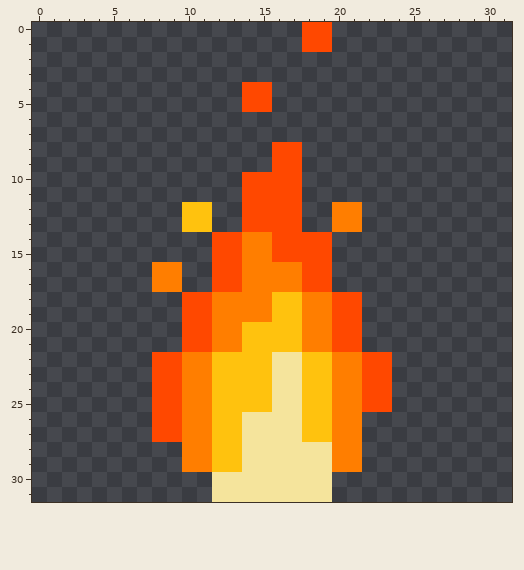
A pixel-art sprite gets an edit: CS 180 Project/sprites/ad_up/8b268832-ede3-4e5c-8d0d-bd8f90f0577e.png. Above is the file before it was changed.
The file is 32x32 pixels.
New version:
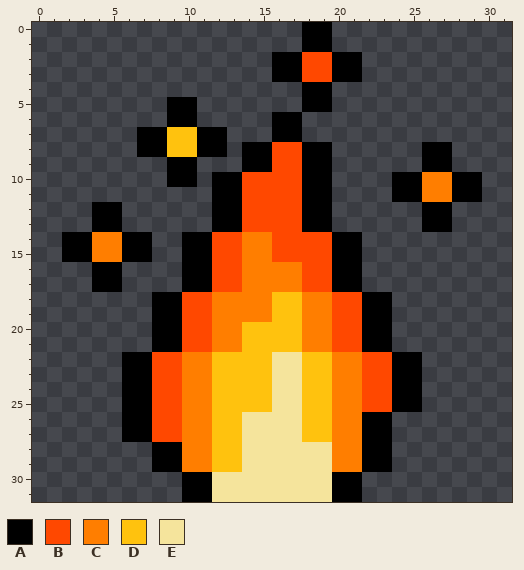
Palette (. is transparent): A #000000  B #ff4800  C #ff7e00  D #ffc20e  E #f5e49c
From old to new:
{"y":0,"x":18,"old":"BB","new":"AA"}
{"y":1,"x":18,"old":"BB","new":"AA"}
{"y":2,"x":16,"old":"......","new":"AABBAA"}
{"y":3,"x":16,"old":"......","new":"AABBAA"}
{"y":4,"x":14,"old":"BB","new":".."}
{"y":4,"x":18,"old":"..","new":"AA"}
{"y":5,"x":9,"old":"..","new":"AA"}
{"y":5,"x":14,"old":"BB","new":".."}
{"y":5,"x":18,"old":"..","new":"AA"}
{"y":6,"x":9,"old":"..","new":"AA"}
{"y":6,"x":16,"old":"..","new":"AA"}
{"y":7,"x":7,"old":"......","new":"AADDAA"}
{"y":7,"x":16,"old":"..","new":"AA"}
{"y":8,"x":7,"old":"......","new":"AADDAA"}
{"y":8,"x":14,"old":"..","new":"AA"}
{"y":8,"x":18,"old":"..","new":"AA"}
{"y":8,"x":26,"old":"..","new":"AA"}
{"y":9,"x":9,"old":"..","new":"AA"}
{"y":9,"x":14,"old":"..","new":"AA"}
{"y":9,"x":18,"old":"..","new":"AA"}
{"y":9,"x":26,"old":"..","new":"AA"}
{"y":10,"x":9,"old":"..","new":"AA"}
{"y":10,"x":12,"old":"..","new":"AA"}
{"y":10,"x":18,"old":"..","new":"AA"}
{"y":10,"x":24,"old":"......","new":"AACCAA"}
{"y":11,"x":12,"old":"..","new":"AA"}
{"y":11,"x":18,"old":"..","new":"AA"}
{"y":11,"x":24,"old":"......","new":"AACCAA"}
{"y":12,"x":4,"old":"..","new":"AA"}
{"y":12,"x":10,"old":"DD..","new":"..AA"}
{"y":12,"x":18,"old":"..CC","new":"AA.."}
{"y":12,"x":26,"old":"..","new":"AA"}
{"y":13,"x":4,"old":"..","new":"AA"}
{"y":13,"x":10,"old":"DD..","new":"..AA"}
{"y":13,"x":18,"old":"..CC","new":"AA.."}
{"y":13,"x":26,"old":"..","new":"AA"}
{"y":14,"x":2,"old":"......","new":"AACCAA"}
{"y":14,"x":10,"old":"..","new":"AA"}
{"y":14,"x":20,"old":"..","new":"AA"}
{"y":15,"x":2,"old":"......","new":"AACCAA"}
{"y":15,"x":10,"old":"..","new":"AA"}
{"y":15,"x":20,"old":"..","new":"AA"}
{"y":16,"x":4,"old":"..","new":"AA"}
{"y":16,"x":8,"old":"CC..","new":"..AA"}
{"y":16,"x":20,"old":"..","new":"AA"}
{"y":17,"x":4,"old":"..","new":"AA"}
{"y":17,"x":8,"old":"CC..","new":"..AA"}
{"y":17,"x":20,"old":"..","new":"AA"}
{"y":18,"x":8,"old":"..","new":"AA"}
{"y":18,"x":22,"old":"..","new":"AA"}
{"y":19,"x":8,"old":"..","new":"AA"}
{"y":19,"x":22,"old":"..","new":"AA"}
{"y":20,"x":8,"old":"..","new":"AA"}
{"y":20,"x":22,"old":"..","new":"AA"}
{"y":21,"x":8,"old":"..","new":"AA"}
{"y":21,"x":22,"old":"..","new":"AA"}
{"y":22,"x":6,"old":"..","new":"AA"}
{"y":22,"x":24,"old":"..","new":"AA"}
{"y":23,"x":6,"old":"..","new":"AA"}
{"y":23,"x":24,"old":"..","new":"AA"}
{"y":24,"x":6,"old":"..","new":"AA"}
{"y":24,"x":24,"old":"..","new":"AA"}
{"y":25,"x":6,"old":"..","new":"AA"}
{"y":25,"x":24,"old":"..","new":"AA"}
{"y":26,"x":6,"old":"..","new":"AA"}
{"y":26,"x":22,"old":"..","new":"AA"}
{"y":27,"x":6,"old":"..","new":"AA"}
{"y":27,"x":22,"old":"..","new":"AA"}
{"y":28,"x":8,"old":"..","new":"AA"}
{"y":28,"x":22,"old":"..","new":"AA"}
{"y":29,"x":8,"old":"..","new":"AA"}
{"y":29,"x":22,"old":"..","new":"AA"}
{"y":30,"x":10,"old":"..","new":"AA"}
{"y":30,"x":20,"old":"..","new":"AA"}
{"y":31,"x":10,"old":"..","new":"AA"}
{"y":31,"x":20,"old":"..","new":"AA"}
{"label":"changed","picture_box":[62,22,482,502]}
